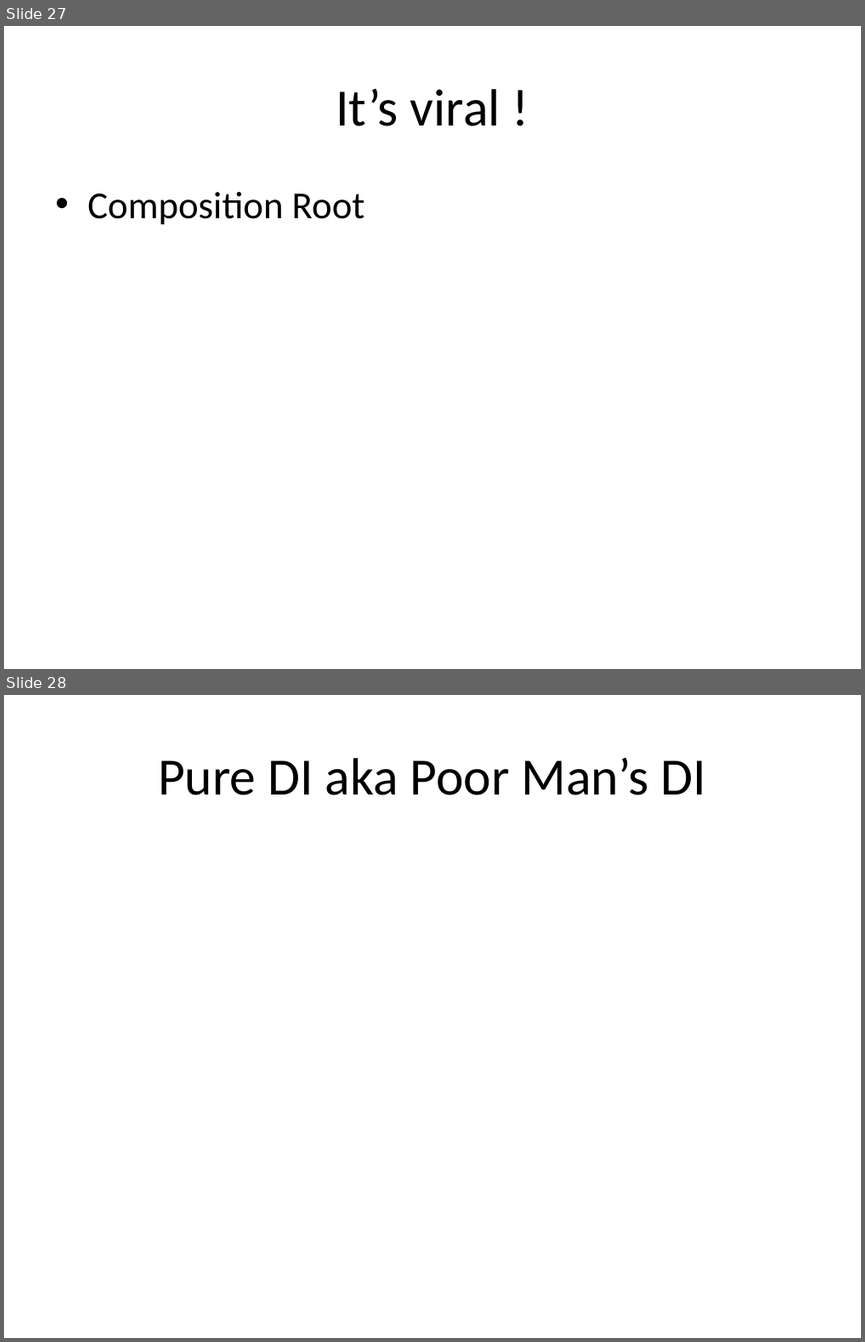
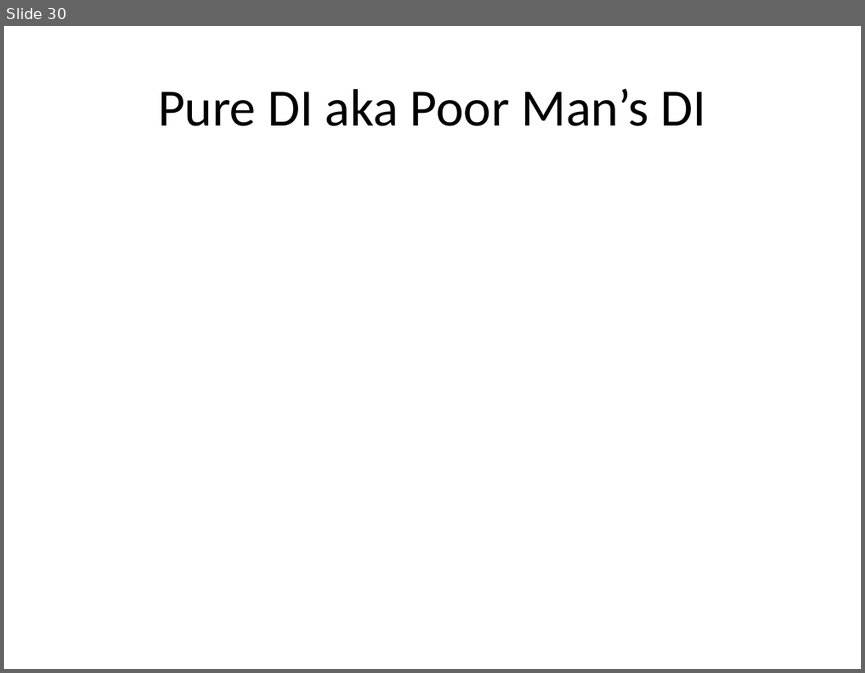
Before and after one commit to tsimbalar/DependencyInjectionTheRightWay, a slide deck: Dependency Injection - the right way.pptx. Shown one above the other, each under a label of ours: slides 27 and 28 before the commit, slide 30 after it. The pictures are 865x1342 and 865x673 pixels, drawn with LibreOffice and Linux fonts; fonts in the diff are those of the drawing. Boxes give left, top, right and bottom in pixels: in the first picture for what was removed or moved away, otherwise in the second. Text is boxed around its words. In the diff, an @@ line names an element or a change of style, - is before the commit and + after.

Commit message:
Composition Root in the slides

```diff
--- a/Dependency Injection - the right way.pptx
+++ b/Dependency Injection - the right way.pptx
@@ slide 27 removed at (x1=4, y1=26, x2=861, y2=669), background #FFFFFF @@
@@ title removed at (x1=336, y1=89, x2=500, y2=126) @@
-It’s viral !
@@ text removed at (x1=87, y1=192, x2=365, y2=225) @@
-• Composition Root
@@ what was slide 28 is now slide 30 @@
```
Also in this commit, not shown: 3 slides changed, 3 slides added.
